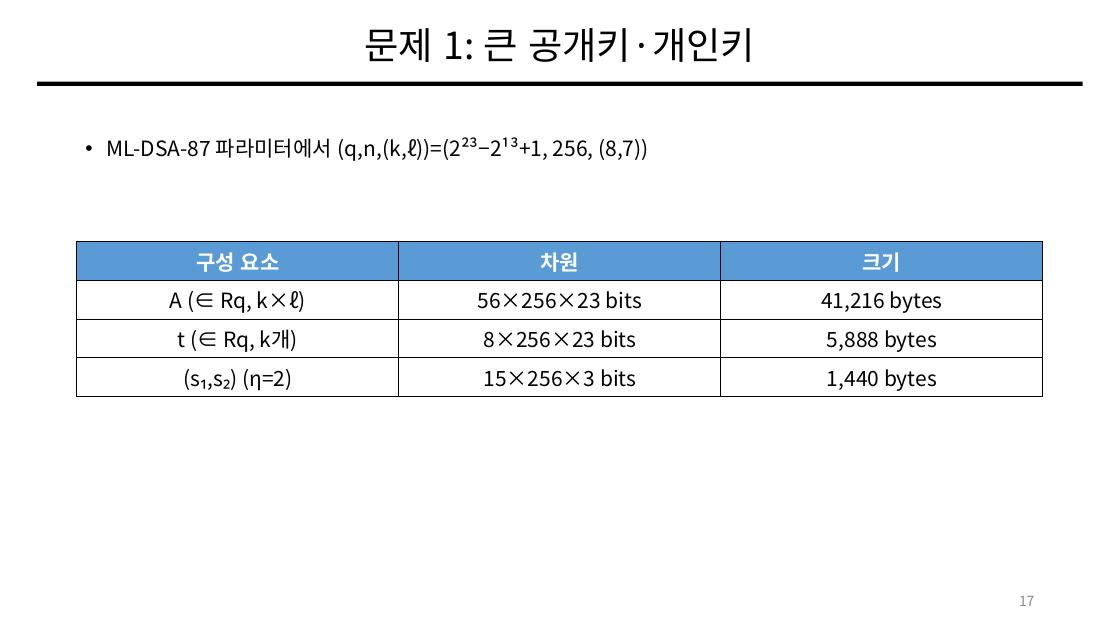
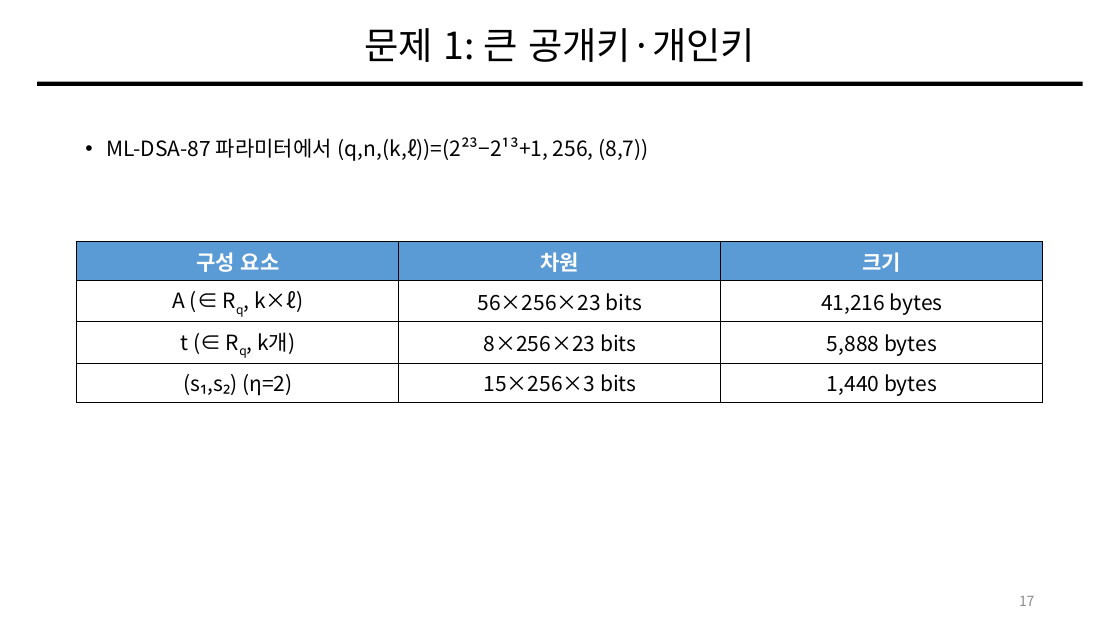
Before and after one commit to giyuubin/PQC, a slide deck: slide 17 of presentation/0811_11_Dilithium.pptx. Drawn at 1120x630 pixels with LibreOffice and Linux fonts; fonts in the diff are those of the drawing. Boxes give left, top, right and bottom in pixels: in the first picture for what was removed or moved away, otherwise in the second. Text is boxed around its words. In the diff, an @@ line names an element or a change of style, - is before the commit and + after.

Commit message:
add: modify ppt

```diff
--- a/presentation/0811_11_Dilithium.pptx
+++ b/presentation/0811_11_Dilithium.pptx
@@ table at (77, 242, 1043, 400) @@
@@ now subscript in "Rq,", "Rq," @@
```
